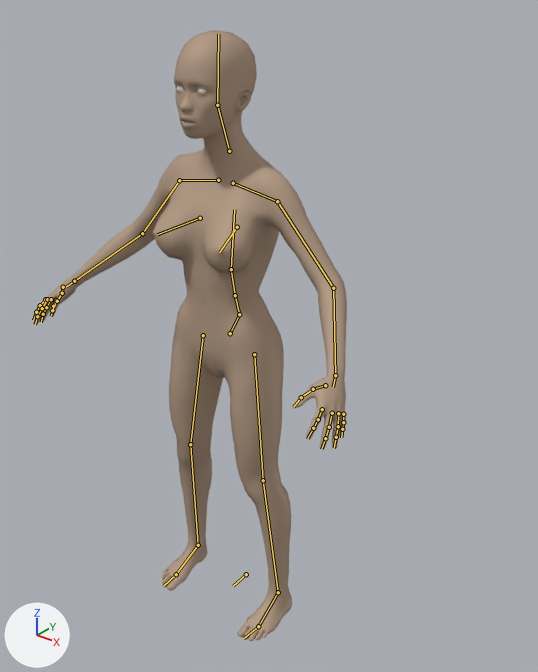
The Blender file w_Character_1_forExport.blend: old version first, new version second.
Before and after are seen from a camera (50 mm lens) standing at (2.34, -2.56, 3.4) and looking at (0.27, 0.04, 1.79). The lights are fixed; the arrows at lower left show +X, +Y and +Z. Both versions are drawn at the pose saved in each file; the numbers are the values there. The bones that bend it are drawn over the model as lines.

In view in the first picture: 'Woman:Body'.
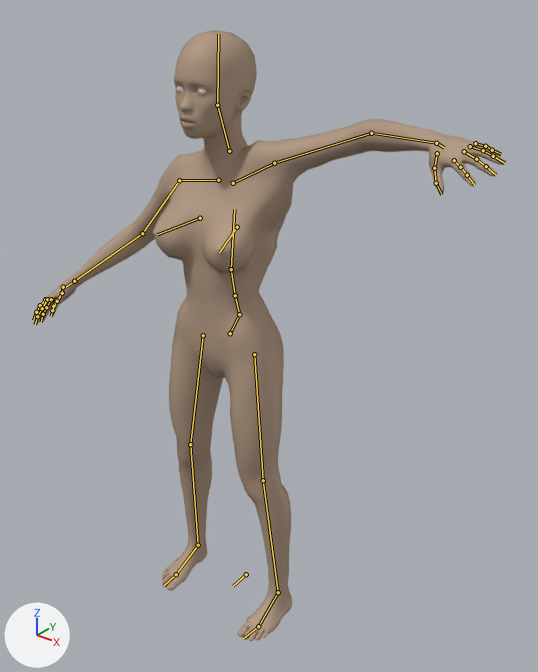
Changed parts and their boxes (x1, y1, x2, y2) in the pictures (538 x 672 px):
'Woman:Body', posed (50% wider)
    before: (33, 30, 347, 641)
    after: (33, 30, 506, 641)
bone 'clavicle_l', root to tip
    before: (233, 183) to (277, 201)
    after: (233, 183) to (274, 163)
bone 'upperarm_l', root to tip
    before: (277, 201) to (333, 288)
    after: (274, 163) to (371, 133)

The change in detail:
Bone 'clavicle_l' (bone_clavicle_l) turns from (0, 0, 0) to (0, 14, 37) degrees about its own x, y and z.
Bone 'upperarm_l' (bone_upperarm_l) turns from (0, 0, 0) to (-7, 6, 28) degrees about its own x, y and z.
